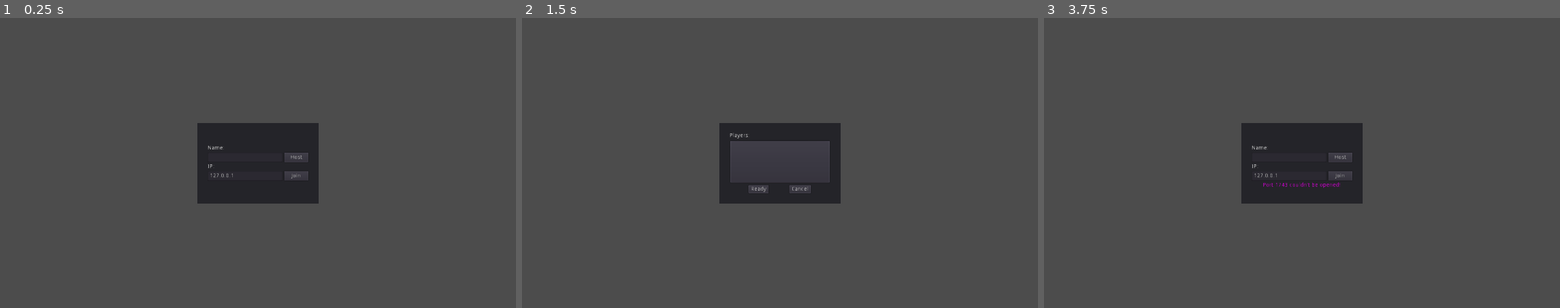
Above: before the commit, frames 1-3 (left to right).
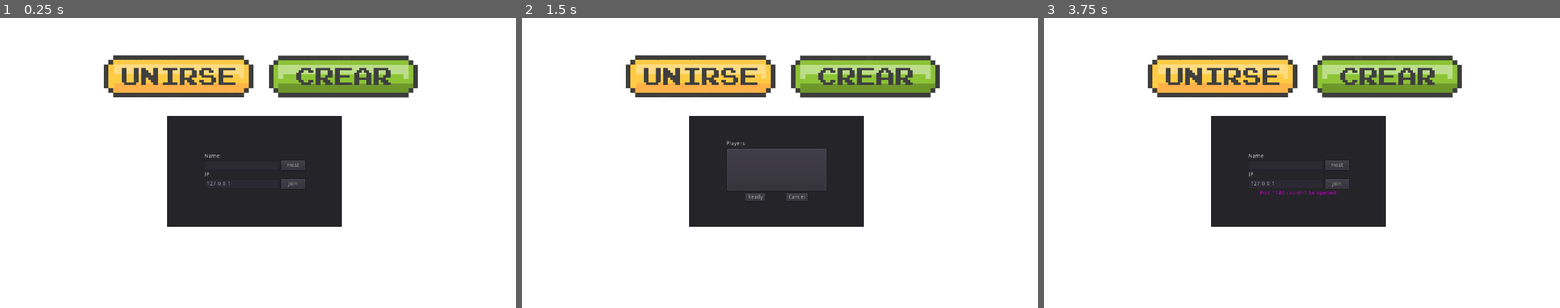
Above: after the commit, the same moments.

Repository: gaspargu/Sooo-Juego
Game: Godot game, scene res://scenes/Lobby.tscn
Same seed, same stepped clock (60 frames per second), same inputs: the game is played once before the commit and once after it.
Inputs (mouse positions are in pixels of both pictures, inside the frame that each line leads up to; where the layout moved, square brackets give the same spot in the first picture):
- Up to frame 1 (0.25 s): no input
- Up to frame 2 (1.5 s): click (867, 76) [816, 157] at 0.5 s; click (702, 76) [816, 174] at 1.25 s
- Up to frame 3 (3.75 s): click "Ready" at 2 s; click "Ready" at 2.75 s; click "Cancel" at 3.5 s

The runs differ from the first frame. In frame 1, 91% of the frame differs, in the area x 0-100%, y 0-100%; in frame 2, 92%; in frame 3, 91%.

Commit message:
cambios en la interfaz: se cambia el splash, se cambia fondo, se agregan botones

Diff:
--- a/project.godot
+++ b/project.godot
@@ -17,6 +17,8 @@
 
 config/name="Sooo Juego"
 run/main_scene="res://scenes/Lobby.tscn"
+boot_splash/image="res://imagenes/splash.png"
+boot_splash/use_filter=false
 config/icon="res://icon.png"
 
 [audio]
@@ -69,4 +71,5 @@
 
 [rendering]
 
+environment/default_clear_color=Color( 1, 1, 1, 1 )
 environment/default_environment="res://default_env.tres"
--- a/scenes/Lobby.tscn
+++ b/scenes/Lobby.tscn
@@ -1,11 +1,23 @@
-[gd_scene load_steps=3 format=2]
+[gd_scene load_steps=5 format=2]
 
 [ext_resource path="res://scripts/Lobby.gd" type="Script" id=1]
+[ext_resource path="res://gui/crear.png" type="Texture" id=2]
+[ext_resource path="res://gui/unirse.png" type="Texture" id=3]
 
 [sub_resource type="StyleBoxEmpty" id=1]
 
 [node name="Lobby" type="Node2D"]
 script = ExtResource( 1 )
+
+[node name="boton-crear" type="TextureButton" parent="."]
+margin_left = 667.049
+margin_top = 93.0972
+margin_right = 1037.05
+margin_bottom = 198.097
+texture_normal = ExtResource( 2 )
+__meta__ = {
+"_edit_use_anchors_": false
+}
 
 [node name="CanvasLayer" type="CanvasLayer" parent="."]
 
@@ -14,10 +26,10 @@
 anchor_top = 0.5
 anchor_right = 0.5
 anchor_bottom = 0.5
-margin_left = -150.0
-margin_top = -100.0
-margin_right = 150.0
-margin_bottom = 100.0
+margin_left = -225.135
+margin_top = -116.78
+margin_right = 207.865
+margin_bottom = 158.22
 __meta__ = {
 "_edit_use_anchors_": false
 }
@@ -166,3 +178,15 @@
 margin_bottom = 20.0
 size_flags_horizontal = 3
 custom_styles/separator = SubResource( 1 )
+
+[node name="bono-unirese" type="TextureButton" parent="."]
+margin_left = 257.449
+margin_top = 93.2327
+margin_right = 629.449
+margin_bottom = 197.233
+texture_normal = ExtResource( 3 )
+__meta__ = {
+"_edit_use_anchors_": false
+}
+
+[node name="AudioStreamPlayer" type="AudioStreamPlayer" parent="."]
--- a/scripts/Lobby.gd
+++ b/scripts/Lobby.gd
@@ -26,6 +26,9 @@
 		name_label.text = desktop_path[desktop_path.size() - 2]
 
 	$CanvasLayer/Panel/Connect/HBoxContainer/Host.connect("pressed", self, "_host_pressed")
+	$"boton-crear".connect("pressed", self, "_host_pressed")
+	$"bono-unirese".connect("pressed", self, "_join_pressed")
+
 	$CanvasLayer/Panel/Connect/HBoxContainer2/Join.connect("pressed", self, "_join_pressed")
 
 	$CanvasLayer/Panel/Waiting/HBoxContainer/Ready.connect("pressed", self, "_ready_pressed")
Binary file added: gui/crear.png
Not shown, added: gui/crear.png.import
Binary file added: gui/unirse.png
Not shown, added: gui/unirse.png.import
Binary file added: imagenes/splash.png
Not shown, added: imagenes/splash.png.import
